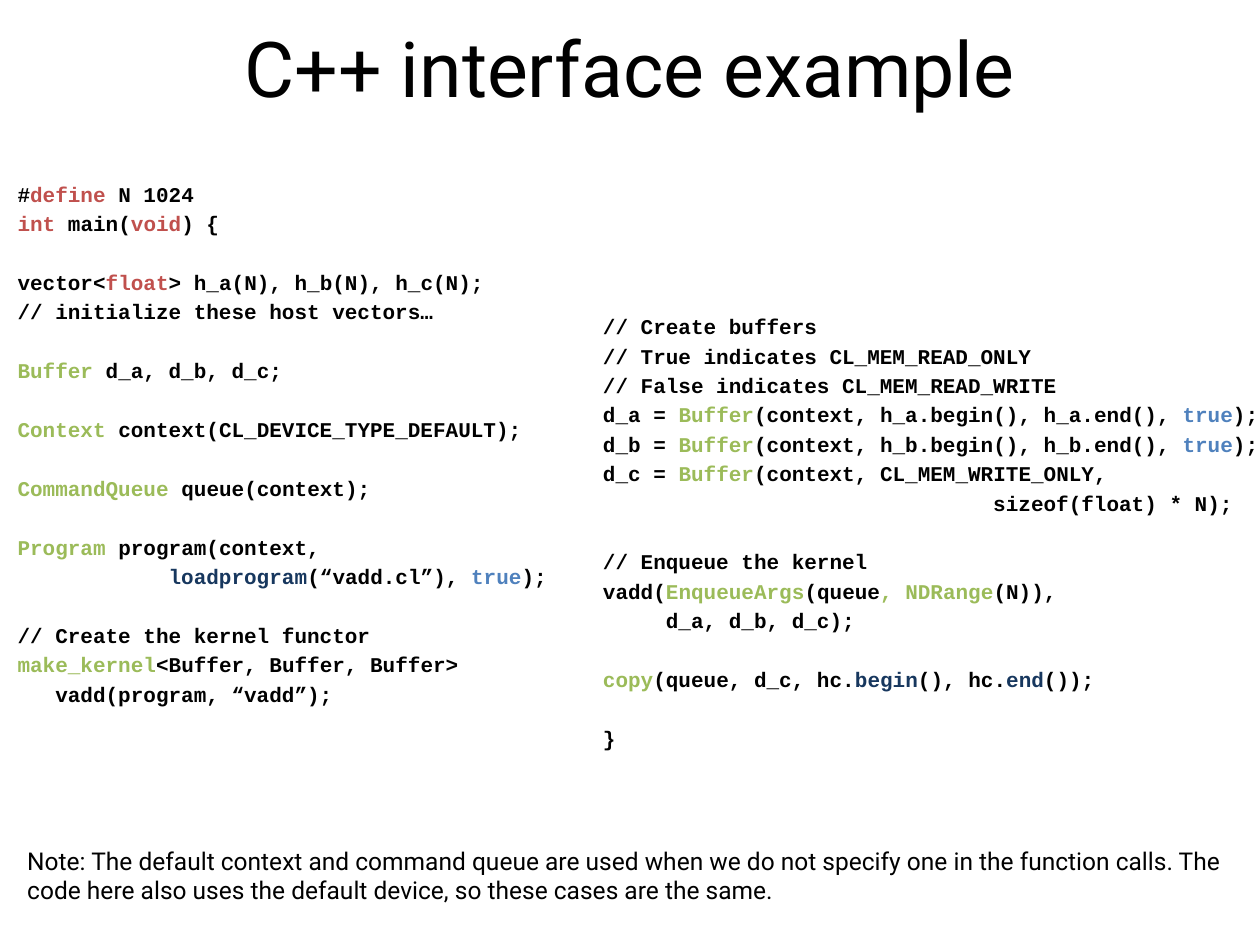
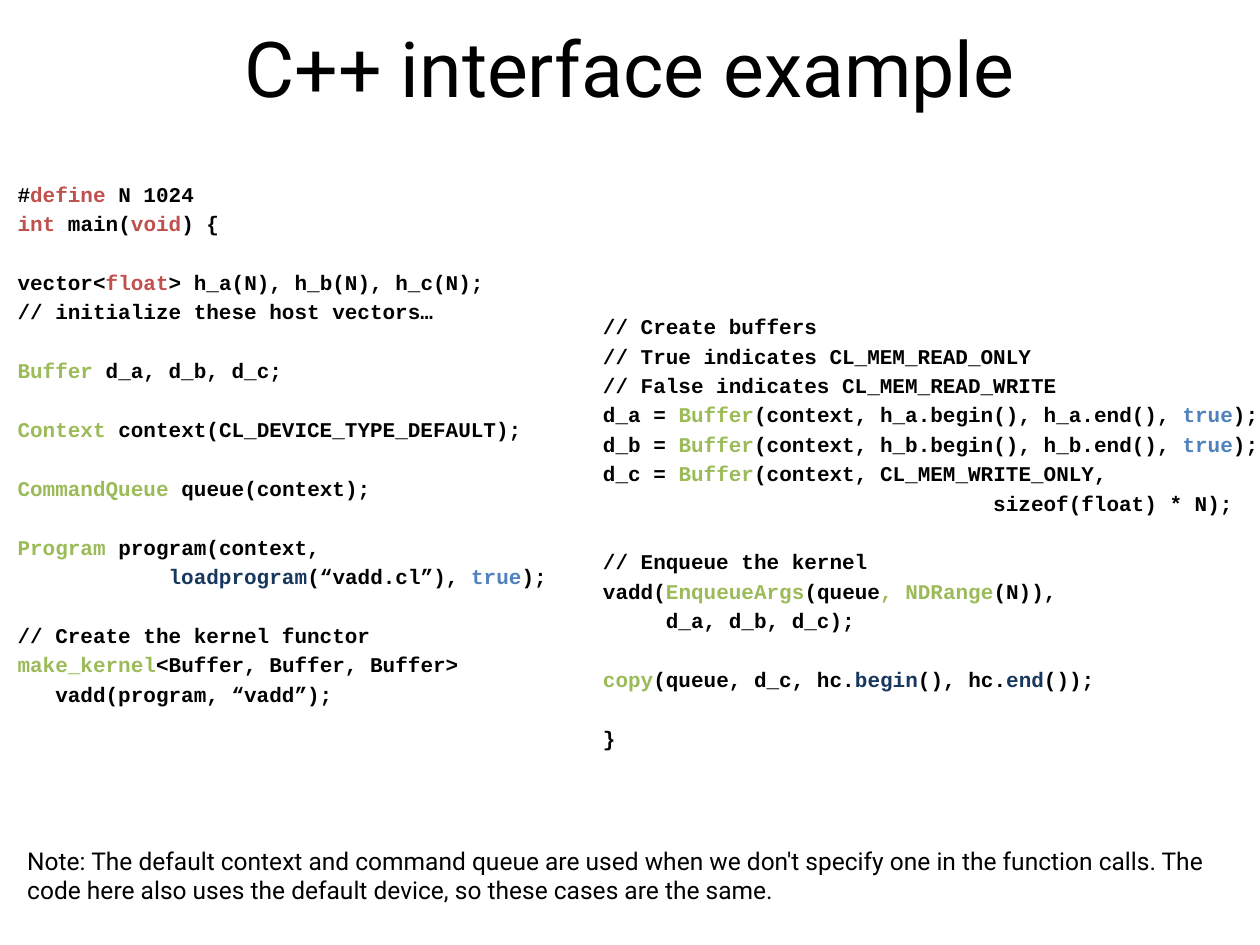
Before and after one commit to UoB-HPC/opencl-training-code, a slide deck: slide 21 of slides/advanced_intro.pptx. Drawn at 1260x945 pixels with LibreOffice and Linux fonts; fonts in the diff are those of the drawing. Boxes give left, top, right and bottom in pixels: in the first picture for what was removed or moved away, otherwise in the second. Text is boxed around its words. In the diff, an @@ line names an element or a change of style, - is before the commit and + after.

```diff
--- a/slides/advanced_intro.pptx
+++ b/slides/advanced_intro.pptx
@@ text at (x1=27, y1=851, x2=1203, y2=903): text changed @@
-Note: The default context and command queue are used when we do not specify one in the function calls. The code here also uses the default device, so these cases are the same.
+Note: The default context and command queue are used when we don't specify one in the function calls. The code here also uses the default device, so these cases are the same.
```
Also in this commit, not shown: 3 other slides changed.
